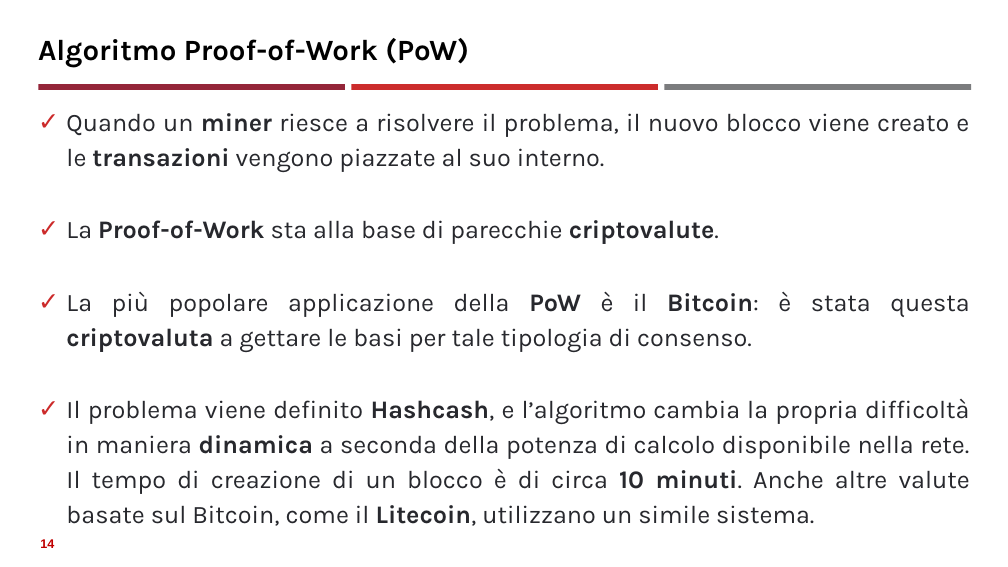
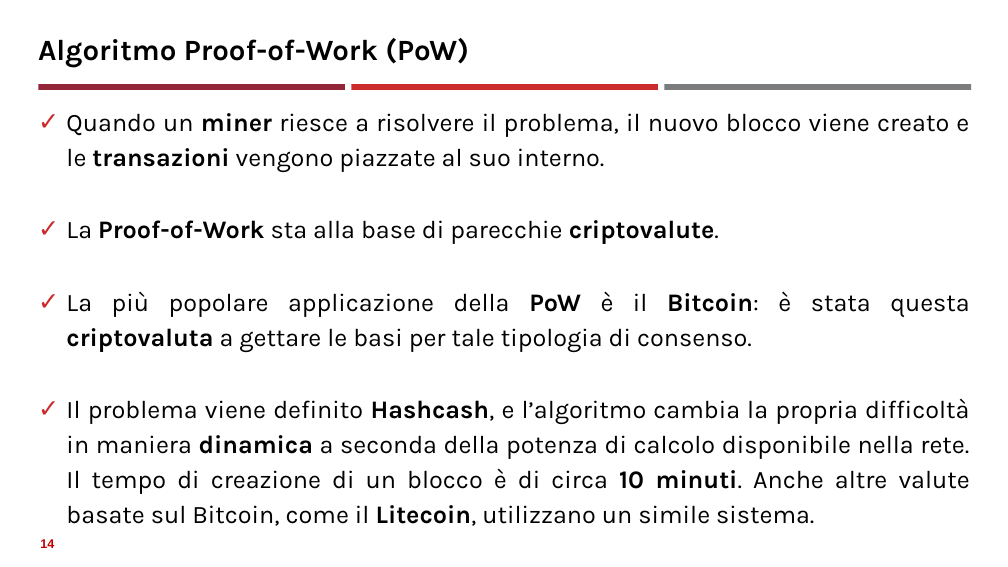
Before and after one commit to neural1977/data_science_interview_material, a slide deck: slide 14 of Assicurazioni/Algoritmi di consenso distribuito_ita.pptx. Drawn at 1008x567 pixels with LibreOffice and Linux fonts; fonts in the diff are those of the drawing. Boxes give left, top, right and bottom in pixels: in the first picture for what was removed or moved away, otherwise in the second. Text is boxed around its words. In the diff, an @@ line names an element or a change of style, - is before the commit and + after.

```diff
--- a/Assicurazioni/Algoritmi di consenso distribuito_ita.pptx
+++ b/Assicurazioni/Algoritmi di consenso distribuito_ita.pptx
@@ text "Quando un miner riesce a ..." at (x1=66, y1=113, x2=970, y2=526): text colour #27282D to #000000 @@
```
Also in this commit, not shown: 12 other slides changed, 4 other files.
